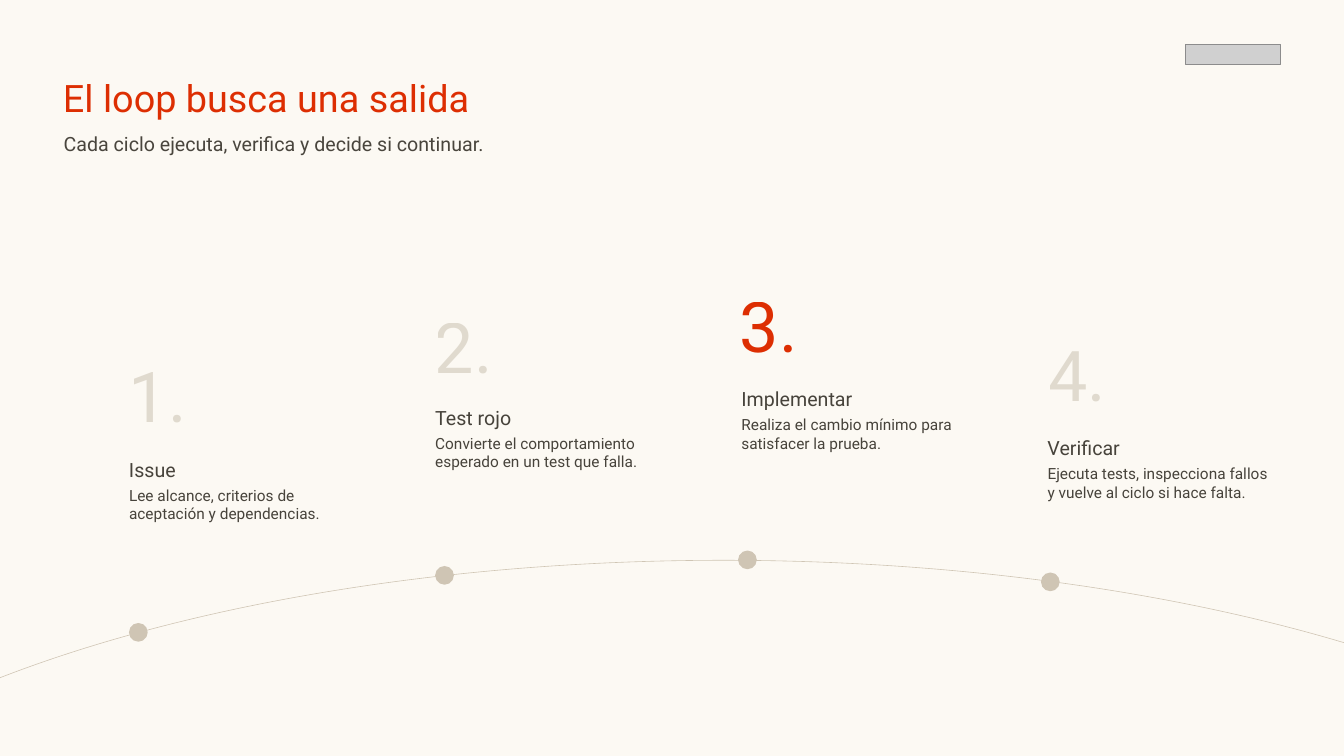
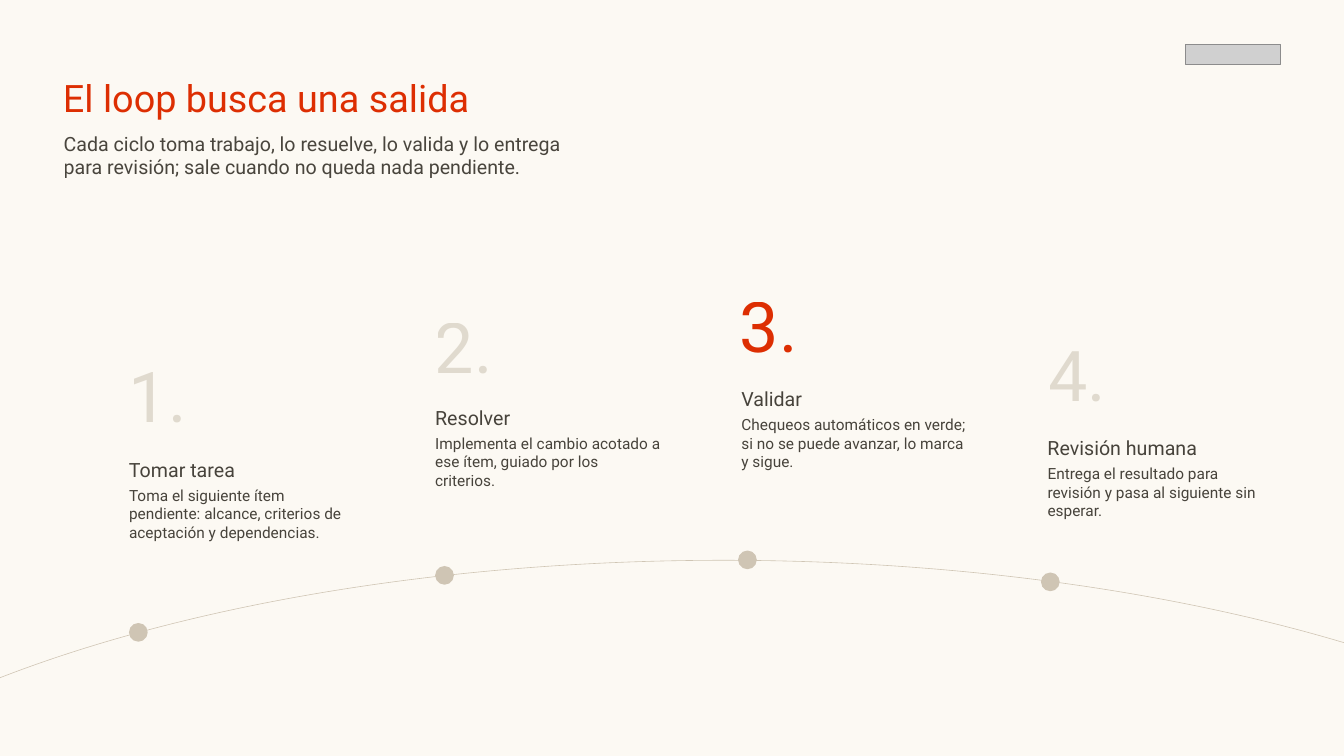
Before and after one commit to eze-etchecoin/beyond-the-prompt-tech-talk, a slide deck: slide 12 of docs/presentation/Arquitecturas_para_agentes_IA_actualizada.pptx (slide 10 before the commit). Drawn at 1344x756 pixels with LibreOffice and Linux fonts; fonts in the diff are those of the drawing; grey boxes stand for pictures. Boxes give left, top, right and bottom in pixels: in the first picture for what was removed or moved away, otherwise in the second. Text is boxed around its words. In the diff, an @@ line names an element or a change of style, - is before the commit and + after.

```diff
--- a/docs/presentation/Arquitecturas_para_agentes_IA_actualizada.pptx
+++ b/docs/presentation/Arquitecturas_para_agentes_IA_actualizada.pptx
@@ text at (64,136,560,178): text changed @@
-Cada ciclo ejecuta, verifica y decide si continuar.
+Cada ciclo toma trabajo, lo resuelve, lo valida y lo entrega para revisión; sale cuando no queda nada pendiente.
@@ text at (435,410,510,425): text changed @@
-Test rojo
+Resolver
@@ text at (741,391,802,406): text changed @@
-Implementar
+Validar
@@ text at (741,418,966,471): text changed @@
-Realiza el cambio mínimo para satisfacer la prueba.
+Chequeos automáticos en verde; si no se puede avanzar, lo marca y sigue.
@@ text at (435,437,660,486): text changed @@
-Convierte el comportamiento esperado en un test que falla.
+Implementa el cambio acotado a ese ítem, guiado por los criterios.
@@ text at (1047,440,1197,455): text changed @@
-Verificar
+Revisión humana
@@ text at (129,463,235,477): text changed @@
-Issue
+Tomar tarea
@@ text at (1048,467,1255,519): text changed @@
-Ejecuta tests, inspecciona fallos y vuelve al ciclo si hace falta.
+Entrega el resultado para revisión y pasa al siguiente sin esperar.
@@ text at (129,489,341,541): text changed @@
-Lee alcance, criterios de aceptación y dependencias.
+Toma el siguiente ítem pendiente: alcance, criterios de aceptación y dependencias.
```
Also in this commit, not shown: 9 other slides changed, 2 slides added.
